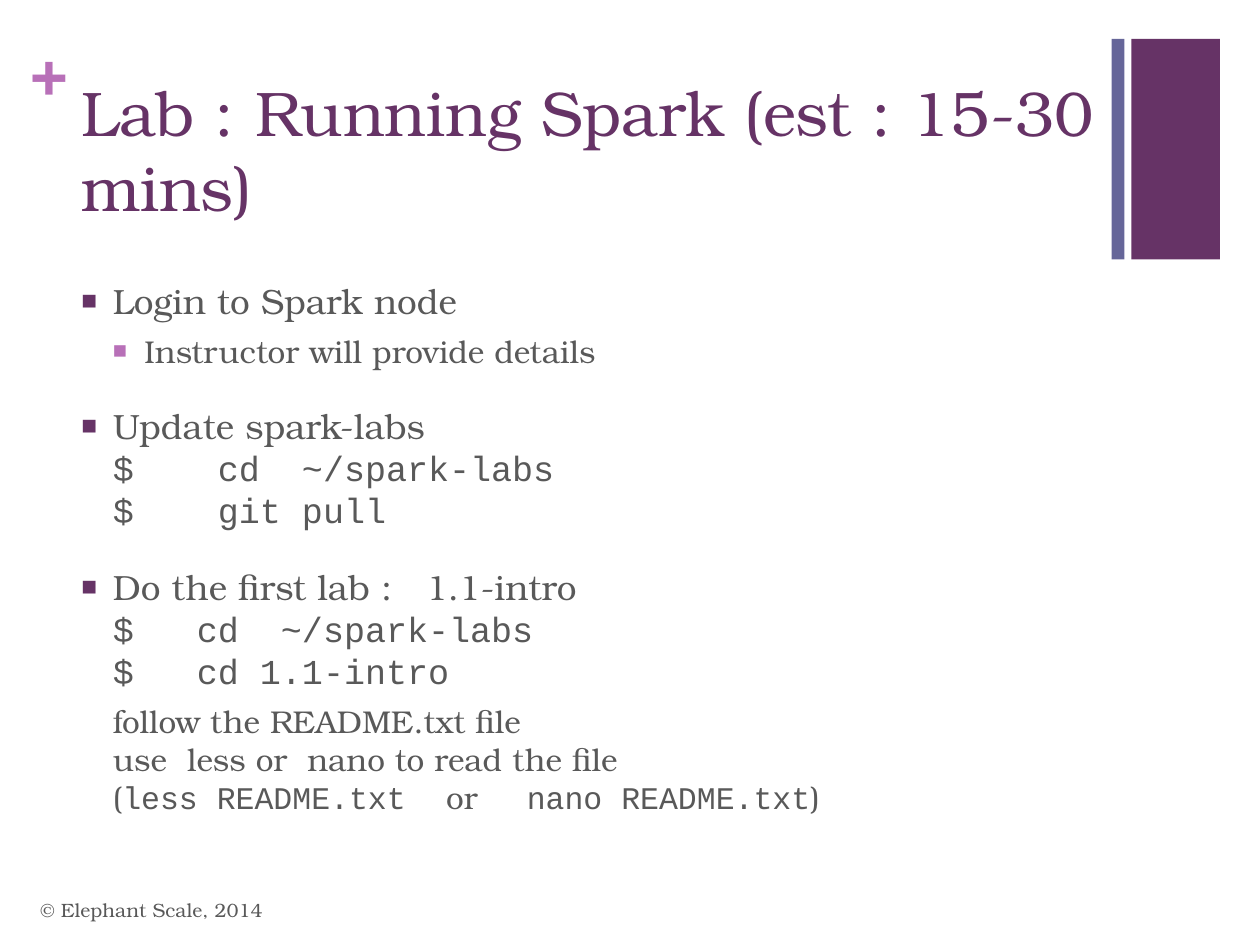
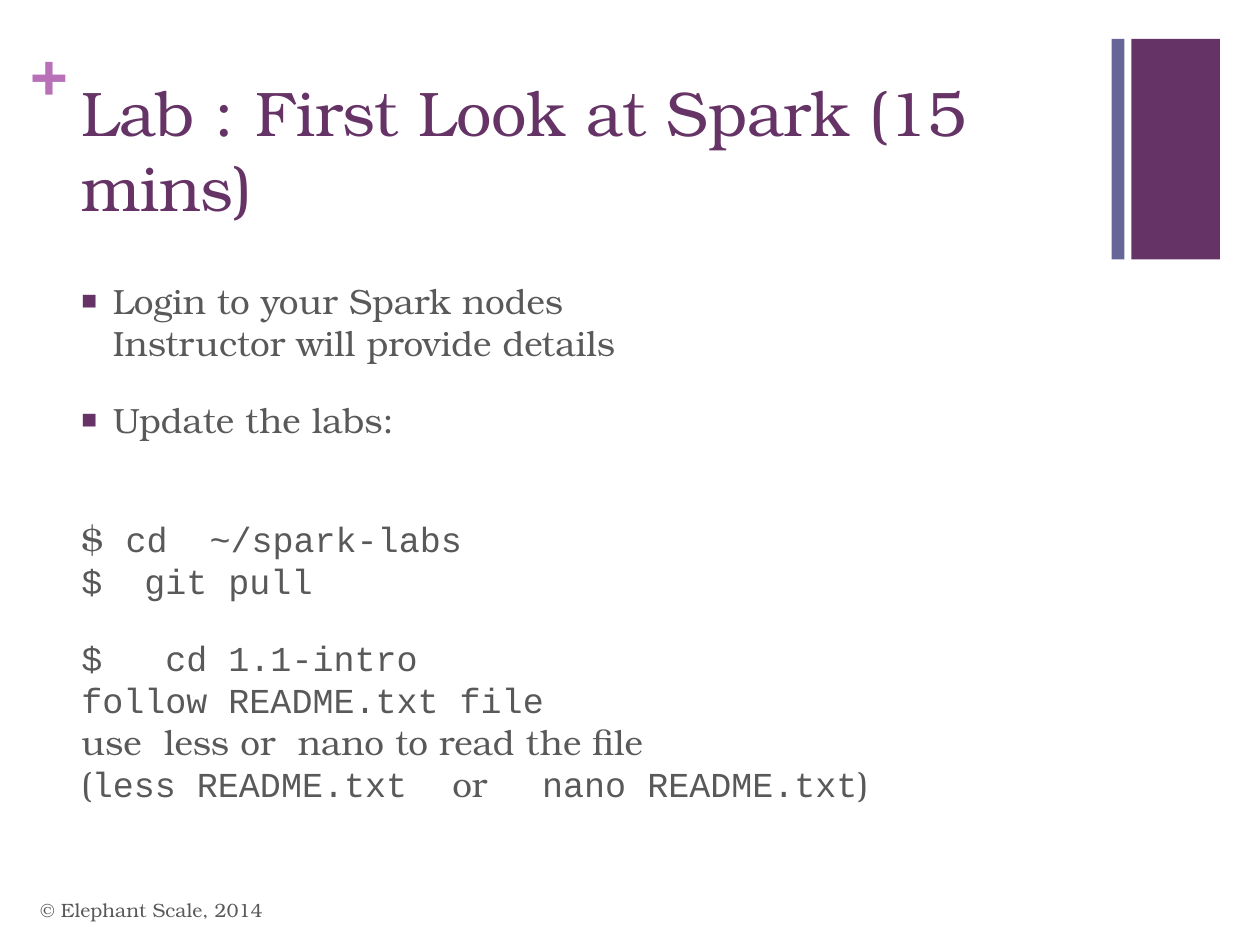
Before and after one commit to mattvinks/spark-labs, a slide deck: slide 14 of slides/02_Spark_Intro.pptx (slide 26 before the commit). Drawn at 1260x945 pixels with LibreOffice and Linux fonts; fonts in the diff are those of the drawing. Boxes give left, top, right and bottom in pixels: in the first picture for what was removed or moved away, otherwise in the second. Text is boxed around its words. In the diff, an @@ line names an element or a change of style, - is before the commit and + after.

Commit message:
spark core slides

```diff
--- a/slides/02_Spark_Intro.pptx
+++ b/slides/02_Spark_Intro.pptx
@@ title at bbox=[81, 91, 967, 221]: text changed @@
-Lab : Running Spark (est : 15-30 mins)
+Lab : First Look at Spark (15 mins)
@@ text at bbox=[81, 289, 868, 802]: text changed; size 18 to 20 pt @@
-■ Login to Spark node
-  ■ Instructor will provide details
-■ Update spark-labs
-  $ cd ~/spark-labs
-  $ git pull
-■ Do the first lab : 1.1-intro
-  $ cd ~/spark-labs
-  $ cd 1.1-intro
-  follow the README.txt file
-  use less or nano to read the file
-  (less README.txt or nano README.txt)
+■ Login to your Spark nodes
+  Instructor will provide details
+■ Update the labs:
+$ cd ~/spark-labs
+$ git pull
+$ cd 1.1-intro
+follow README.txt file
+use less or nano to read the file
+(less README.txt or nano README.txt)
```
Also in this commit, not shown: 10 other slides changed, 19 slides added, 2 slides removed, 2 other files.
